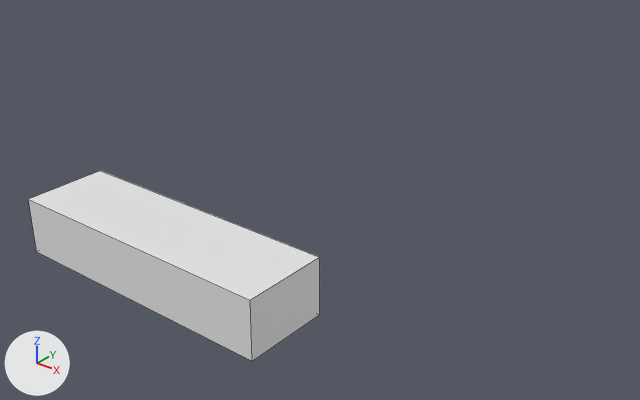
The Blender file signal.blend: old version first, new version second.
The view is the same before and after, from a camera (50 mm lens) standing at (38.3, -63.3, 30.7) and looking at (-2.8, -12.0, -1.2). Arrows for +X, +Y and +Z are at lower left; the lights stay in place. The picture after the commit comes second. Mesh edges are drawn as thin lines. The same objects are shown in both versions, whatever each file hides.
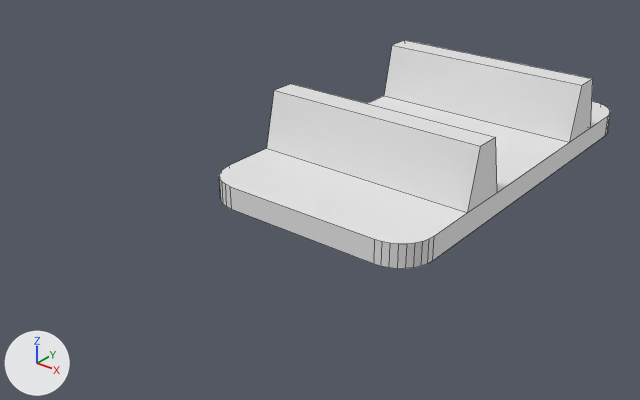
What differs and where, as boxes (x1, y1, x2, y2) in the pictures (640 x 400 px):
'Cube.015', reshaped, moved, rescaled, modifiers changed, turned: before (28, 171, 320, 361); after (219, 40, 611, 269)

What changed in the scene script:
```text
Add me_cube_015:
    me_cube_015.from_pydata([(-3.0, -10.0, -2.0), (-1.5, -10.0, 3.0), (-3.0, 10.0, -2.0), (-1.5, 10.0, 3.0), (3.0, -10.0, -2.0), (1.5, -10.0, 3.0), (3.0, 10.0, -2.0), (1.5, 10.0, 3.0)], [], [(0, 1, 3, 2), (2, 3, 7, 6), (6, 7, 5, 4), (4, 5, 1, 0), (2, 6, 4, 0), (7, 3, 1, 5)])
Add me_cube_001:
    me_cube_001.from_pydata(...)  # 72 vertices, 38 faces; spans x -1.0..1.0, y -1.85..1.85, z -2.0..0.0
Change ob_cube_015:
    ob_cube_015.rotation_euler: (0.0, 0.0, -1.571) -> (0.0, 0.0, 0.0)  # degrees (0, 0, -90) -> degrees (0, 0, 0)
    ob_cube_015: bpy.data.objects.new('Cube.015', me_cube_016) -> bpy.data.objects.new('Cube.015', me_cube_001)
    ob_cube_015.location: (0.0, -29.94, 2.0) -> (0.0, 0.5, 1.0)
    ob_cube_015.scale: (1.0, 1.0, 1.0) -> (10.0, 10.0, 1.0)
    add _m = ob_cube_015.modifiers.new('Boolean', 'BOOLEAN')
    add _m.object = ob_cube_017
    add _m.operation = 'UNION'
    add _m = ob_cube_015.modifiers.new('Boolean.003', 'BOOLEAN')
    add _m.object = ob_cube_016
    add _m.operation = 'UNION'
    add _m = ob_cube_015.modifiers.new('Boolean.002', 'BOOLEAN')
    add _m = ob_cube_015.modifiers.new('Boolean.001', 'BOOLEAN')
    add _m.operand_type = 'COLLECTION'
Add ob_cube_016:
    ob_cube_016 = bpy.data.objects.new('Cube.016', me_cube_015)
    ob_cube_016.location = (0.0, 9.7, 3.0)
    ob_cube_016.rotation_euler = (0.0, 0.0, -1.571)  # degrees (0, 0, -90)
    ob_cube_016.scale = (0.75, 1.0, 1.0)
    ob_cube_016.hide_set(True)
Add ob_cube_017:
    ob_cube_017 = bpy.data.objects.new('Cube.017', me_cube_015)
    ob_cube_017.location = (0.0, -8.08, 3.0)
    ob_cube_017.rotation_euler = (0.0, 0.0, -1.571)  # degrees (0, 0, -90)
    ob_cube_017.scale = (0.75, 1.0, 1.0)
    ob_cube_017.hide_set(True)
```
